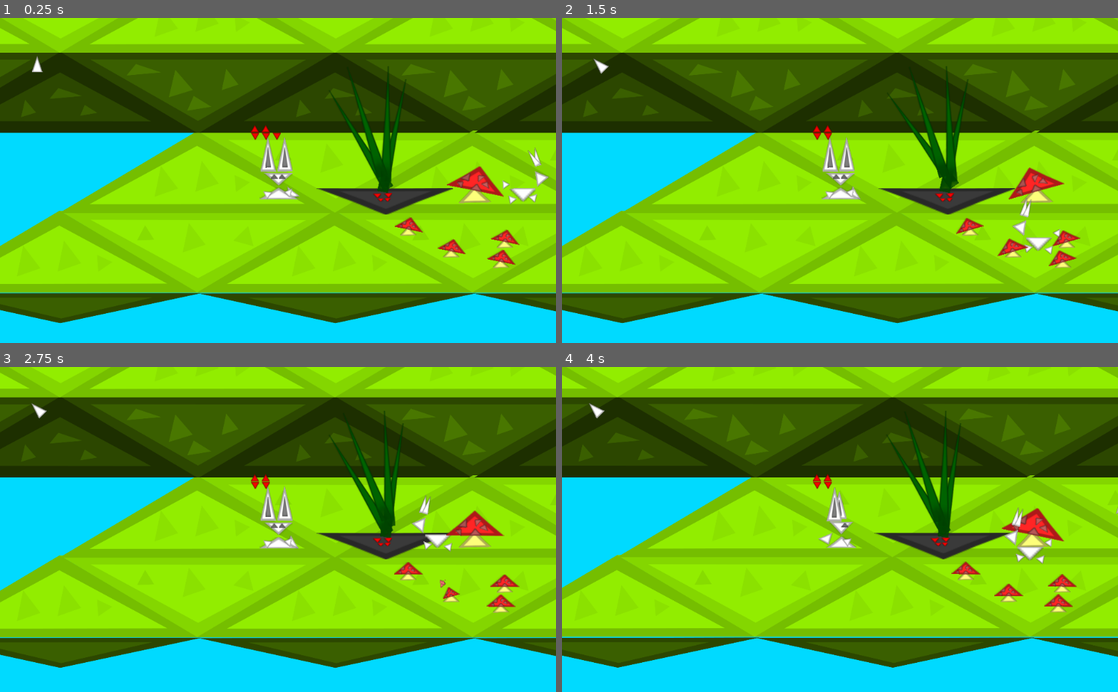
Above: before the commit, frames 1-4 (two rows, left to right).
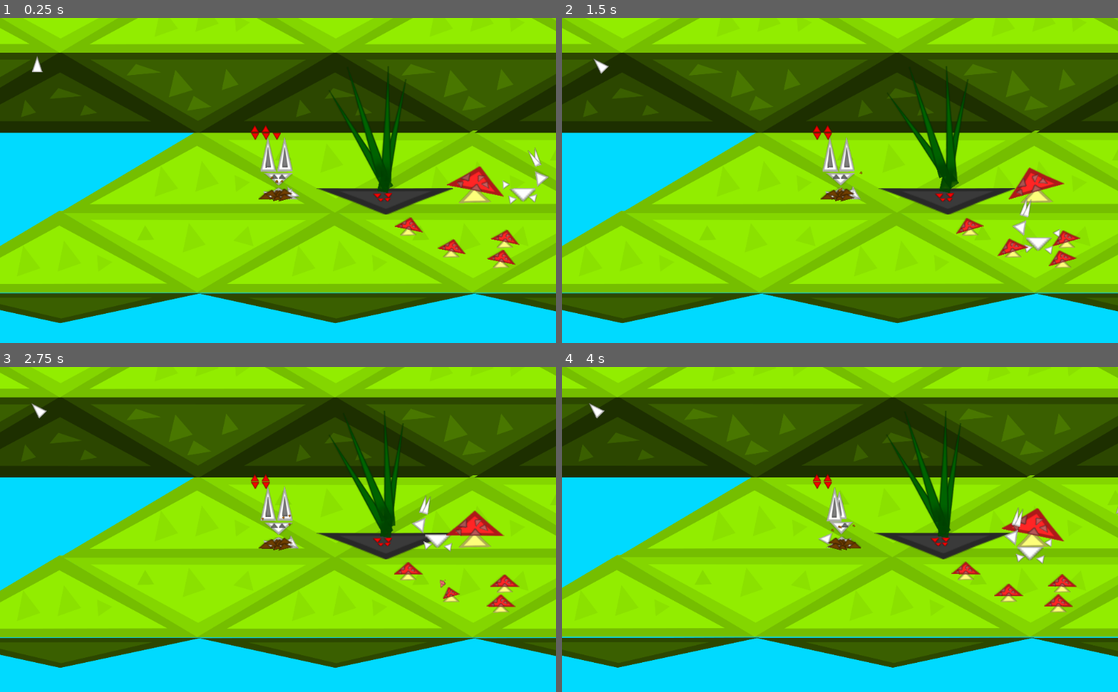
Above: after the commit, the same moments.

Repository: Mequam/Sound_Mess
Game: Godot game, scene res://scenes/main/test_2d_space.tscn
Same seed, same stepped clock (60 frames per second), same inputs: the game is played once before the commit and once after it.
Inputs (mouse positions are in pixels of both pictures, inside the frame that each line leads up to):
- Up to frame 1 (0.25 s): no input
- Up to frame 2 (1.5 s): move the mouse to (962, 164) at 0.52 s; tap 1 (NOTE_0) at 0.6 s; tap Space at 0.77 s; move the mouse to (728, 196) at 1.27 s; tap 2 (NOTE_1) at 1.35 s
- Up to frame 3 (2.75 s): tap Space at 1.52 s; move the mouse to (333, 458) at 2.02 s; tap 3 (NOTE_2) at 2.1 s
- Up to frame 4 (4 s): move the mouse to (812, 594) at 2.77 s; tap 5 (NOTE_4) at 2.85 s; tap Space at 3.02, 3.77 s; move the mouse to (1006, 578) at 3.52 s; tap 6 (NOTE_5) at 3.6 s

The runs differ from the first frame. In frame 1, 0.2% of the frame differs, in the area x 46-53%, y 48-57%; in frame 2, 0.2%; in frame 3, 0.2%; in frame 4, 0.2%, in the area x 47-54%, y 48-57%.

Commit message:
created a burrow animation for the bunny

Diff:
--- a/scenes/assets/avatars/avatar_sprite_bunny.tscn
+++ b/scenes/assets/avatars/avatar_sprite_bunny.tscn
@@ -1,8 +1,20 @@
-[gd_scene load_steps=14 format=2]
+[gd_scene load_steps=16 format=2]
 
 [ext_resource path="res://triangles/even_triangle.png" type="Texture" id=1]
 [ext_resource path="res://triangles/long_triangle.png" type="Texture" id=2]
 [ext_resource path="res://scenes/instance/Shrinking_Triangle.tscn" type="PackedScene" id=3]
+
+[sub_resource type="ParticlesMaterial" id=11]
+flag_disable_z = true
+direction = Vector3( 0, -1, 0 )
+gravity = Vector3( 0, 100, 0 )
+initial_velocity = 400.0
+initial_velocity_random = 0.32
+angular_velocity = 160.0
+orbit_velocity = 0.0
+orbit_velocity_random = 0.0
+scale = 0.05
+color = Color( 0.729412, 0.427451, 0, 1 )
 
 [sub_resource type="Animation" id=1]
 resource_name = "Ground_Pound"
@@ -2644,9 +2656,134 @@
 "values": [ false ]
 }
 
+[sub_resource type="Animation" id=12]
+resource_name = "burrow"
+loop = true
+tracks/0/type = "value"
+tracks/0/path = NodePath("bunny_sprite_left:visible")
+tracks/0/interp = 1
+tracks/0/loop_wrap = true
+tracks/0/imported = false
+tracks/0/enabled = true
+tracks/0/keys = {
+"times": PoolRealArray( 0 ),
+"transitions": PoolRealArray( 1 ),
+"update": 1,
+"values": [ false ]
+}
+tracks/1/type = "value"
+tracks/1/path = NodePath("bunny_sprite_front:visible")
+tracks/1/interp = 1
+tracks/1/loop_wrap = true
+tracks/1/imported = false
+tracks/1/enabled = true
+tracks/1/keys = {
+"times": PoolRealArray( 0 ),
+"transitions": PoolRealArray( 1 ),
+"update": 1,
+"values": [ false ]
+}
+tracks/2/type = "value"
+tracks/2/path = NodePath("bunny_sprite_back:visible")
+tracks/2/interp = 1
+tracks/2/loop_wrap = true
+tracks/2/imported = false
+tracks/2/enabled = true
+tracks/2/keys = {
+"times": PoolRealArray( 0 ),
+"transitions": PoolRealArray( 1 ),
+"update": 1,
+"values": [ false ]
+}
+tracks/3/type = "value"
+tracks/3/path = NodePath("burrow/Sprite:rotation_degrees")
+tracks/3/interp = 1
+tracks/3/loop_wrap = true
+tracks/3/imported = false
+tracks/3/enabled = true
+tracks/3/keys = {
+"times": PoolRealArray( 0, 0.1, 0.2 ),
+"transitions": PoolRealArray( 1, 1, 1 ),
+"update": 1,
+"values": [ 173.145, 180.949, 180.243 ]
+}
+tracks/4/type = "value"
+tracks/4/path = NodePath("burrow/Sprite5:rotation_degrees")
+tracks/4/interp = 1
+tracks/4/loop_wrap = true
+tracks/4/imported = false
+tracks/4/enabled = true
+tracks/4/keys = {
+"times": PoolRealArray( 0.1, 0.2 ),
+"transitions": PoolRealArray( 1, 1 ),
+"update": 1,
+"values": [ 188.721, 166.102 ]
+}
+tracks/5/type = "value"
+tracks/5/path = NodePath("burrow/Sprite2:rotation_degrees")
+tracks/5/interp = 1
+tracks/5/loop_wrap = true
+tracks/5/imported = false
+tracks/5/enabled = true
+tracks/5/keys = {
+"times": PoolRealArray( 0.4, 0.5 ),
+"transitions": PoolRealArray( 1, 1 ),
+"update": 1,
+"values": [ 180.17, 192.432 ]
+}
+tracks/6/type = "value"
+tracks/6/path = NodePath("burrow/Sprite7:rotation_degrees")
+tracks/6/interp = 1
+tracks/6/loop_wrap = true
+tracks/6/imported = false
+tracks/6/enabled = true
+tracks/6/keys = {
+"times": PoolRealArray( 0.6, 0.7 ),
+"transitions": PoolRealArray( 1, 1 ),
+"update": 1,
+"values": [ 157.282, 173.145 ]
+}
+tracks/7/type = "value"
+tracks/7/path = NodePath("burrow/Sprite3:position")
+tracks/7/interp = 1
+tracks/7/loop_wrap = true
+tracks/7/imported = false
+tracks/7/enabled = true
+tracks/7/keys = {
+"times": PoolRealArray( 0.2, 0.3 ),
+"transitions": PoolRealArray( 1, 1 ),
+"update": 1,
+"values": [ Vector2( 56.0022, -26.6196 ), Vector2( 54.3319, -16.5983 ) ]
+}
+tracks/8/type = "value"
+tracks/8/path = NodePath("burrow/Sprite4:position")
+tracks/8/interp = 1
+tracks/8/loop_wrap = true
+tracks/8/imported = false
+tracks/8/enabled = true
+tracks/8/keys = {
+"times": PoolRealArray( 0.4, 0.5 ),
+"transitions": PoolRealArray( 1, 1 ),
+"update": 1,
+"values": [ Vector2( -16.2402, -75.7015 ), Vector2( -14.5699, -58.9994 ) ]
+}
+tracks/9/type = "value"
+tracks/9/path = NodePath("burrow/Sprite6:position")
+tracks/9/interp = 1
+tracks/9/loop_wrap = true
+tracks/9/imported = false
+tracks/9/enabled = true
+tracks/9/keys = {
+"times": PoolRealArray( 0.8, 0.9 ),
+"transitions": PoolRealArray( 1, 1 ),
+"update": 1,
+"values": [ Vector2( -11.9199, -14.3491 ), Vector2( -11.9199, -5.99804 ) ]
+}
+
 [node name="avatar_sprite_bunny" type="Node2D"]
 
 [node name="shadow" type="Sprite" parent="."]
+visible = false
 modulate = Color( 0.47451, 0.47451, 0.47451, 0.741176 )
 position = Vector2( -6.84974, 28.0931 )
 scale = Vector2( 0.906969, 0.256694 )
@@ -2741,8 +2878,7 @@
 texture = ExtResource( 1 )
 
 [node name="bunny_sprite_front" type="Node2D" parent="."]
-position = Vector2( 0, -200 )
-scale = Vector2( 0.5, 3 )
+visible = false
 
 [node name="head" type="Node2D" parent="bunny_sprite_front"]
 
@@ -2771,9 +2907,7 @@
 [node name="ears" type="Node2D" parent="bunny_sprite_front/head"]
 
 [node name="left_ear_pos" type="Node2D" parent="bunny_sprite_front/head/ears"]
-position = Vector2( -76.4258, -320.678 )
-rotation = 0.236108
-scale = Vector2( 1, 0.5 )
+position = Vector2( -102.773, -358.236 )
 
 [node name="left_ear" type="Sprite" parent="bunny_sprite_front/head/ears/left_ear_pos"]
 position = Vector2( 3.6241, -47.9471 )
@@ -2789,9 +2923,7 @@
 texture = ExtResource( 2 )
 
 [node name="right_ear_pos" type="Node2D" parent="bunny_sprite_front/head/ears"]
-position = Vector2( 43.8396, -317.62 )
-rotation = -0.312006
-scale = Vector2( 1, 0.5 )
+position = Vector2( 51.0201, -360.286 )
 
 [node name="right_ear" type="Sprite" parent="bunny_sprite_front/head/ears/right_ear_pos"]
 position = Vector2( 3.6241, -47.9471 )
@@ -2822,14 +2954,14 @@
 rotation = -3.14159
 
 [node name="left_hand" type="Sprite" parent="bunny_sprite_front/hands"]
-position = Vector2( 162.357, 124.663 )
-rotation = 2.29994
+position = Vector2( 95.9257, 41.8546 )
+rotation = 1.16501
 scale = Vector2( 0.163571, 0.16541 )
 texture = ExtResource( 1 )
 
 [node name="right_hand" type="Sprite" parent="bunny_sprite_front/hands"]
-position = Vector2( -142.205, 145.452 )
-rotation = -2.21159
+position = Vector2( -80.699, 57.3351 )
+rotation = -1.37331
 scale = Vector2( 0.172336, 0.148557 )
 texture = ExtResource( 1 )
 
@@ -2883,6 +3015,79 @@
 rotation = 3.12856
 scale = Vector2( 0.295553, 0.458157 )
 texture = ExtResource( 2 )
+
+[node name="burrow" type="Node2D" parent="."]
+
+[node name="Sprite4" type="Sprite" parent="burrow"]
+modulate = Color( 0.447059, 0.25098, 0, 1 )
+position = Vector2( -14.5699, -58.9994 )
+rotation = 2.89902
+scale = Vector2( 0.191709, 0.0895424 )
+texture = ExtResource( 1 )
+
+[node name="Sprite8" type="Sprite" parent="burrow"]
+modulate = Color( 0.447059, 0.25098, 0, 1 )
+position = Vector2( -41.7778, -18.9037 )
+rotation = 2.89902
+scale = Vector2( 0.191709, 0.0895424 )
+texture = ExtResource( 1 )
+
+[node name="Sprite5" type="Sprite" parent="burrow"]
+modulate = Color( 0.447059, 0.25098, 0, 1 )
+position = Vector2( -11.9199, -5.99804 )
+rotation = 2.89902
+scale = Vector2( 0.191709, 0.0895424 )
+texture = ExtResource( 1 )
+
+[node name="Sprite6" type="Sprite" parent="burrow"]
+modulate = Color( 0.447059, 0.25098, 0, 1 )
+position = Vector2( -11.9199, -5.99804 )
+rotation = 2.89902
+scale = Vector2( 0.191709, 0.0895424 )
+texture = ExtResource( 1 )
+
+[node name="Sprite" type="Sprite" parent="burrow"]
+modulate = Color( 0.447059, 0.25098, 0, 1 )
+position = Vector2( -120.392, -20.3925 )
+rotation = 3.14583
+scale = Vector2( 0.26603, 0.138094 )
+texture = ExtResource( 1 )
+
+[node name="Sprite9" type="Sprite" parent="burrow"]
+modulate = Color( 0.447059, 0.25098, 0, 1 )
+position = Vector2( 11.3516, -47.6003 )
+rotation = 3.02195
+scale = Vector2( 0.26603, 0.138094 )
+texture = ExtResource( 1 )
+
+[node name="Sprite7" type="Sprite" parent="burrow"]
+modulate = Color( 0.447059, 0.25098, 0, 1 )
+position = Vector2( 54.3114, -61.9202 )
+rotation = 3.02195
+scale = Vector2( 0.26603, 0.138094 )
+texture = ExtResource( 1 )
+
+[node name="Sprite2" type="Sprite" parent="burrow"]
+modulate = Color( 0.447059, 0.25098, 0, 1 )
+position = Vector2( -66.3532, -51.0492 )
+rotation = 3.35857
+scale = Vector2( 0.26603, 0.13112 )
+texture = ExtResource( 1 )
+
+[node name="Sprite3" type="Sprite" parent="burrow"]
+modulate = Color( 0.447059, 0.25098, 0, 1 )
+position = Vector2( 54.3319, -16.5983 )
+rotation = 2.89902
+scale = Vector2( 0.26603, 0.13112 )
+texture = ExtResource( 1 )
+
+[node name="Particles2D" type="Particles2D" parent="burrow"]
+position = Vector2( -18.6471, -63.6638 )
+amount = 4
+speed_scale = 1.38
+explosiveness = 0.9
+process_material = SubResource( 11 )
+texture = ExtResource( 1 )
 
 [node name="AnimationPlayer" type="AnimationPlayer" parent="."]
 anims/Ground_Pound = SubResource( 1 )
@@ -2895,6 +3100,7 @@
 anims/Move_Back = SubResource( 8 )
 anims/Move_Front = SubResource( 9 )
 anims/Move_Left = SubResource( 10 )
+anims/burrow = SubResource( 12 )
 
 [node name="Shrinking_Triangle" parent="." instance=ExtResource( 3 )]
 position = Vector2( -1081.4, 4.01259 )
